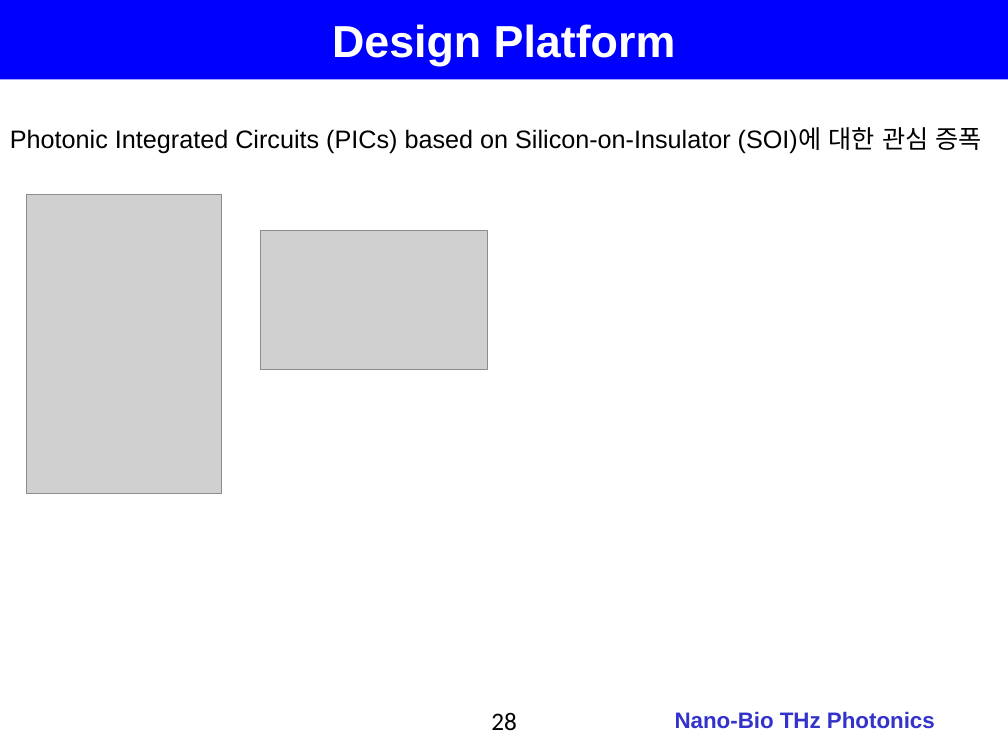
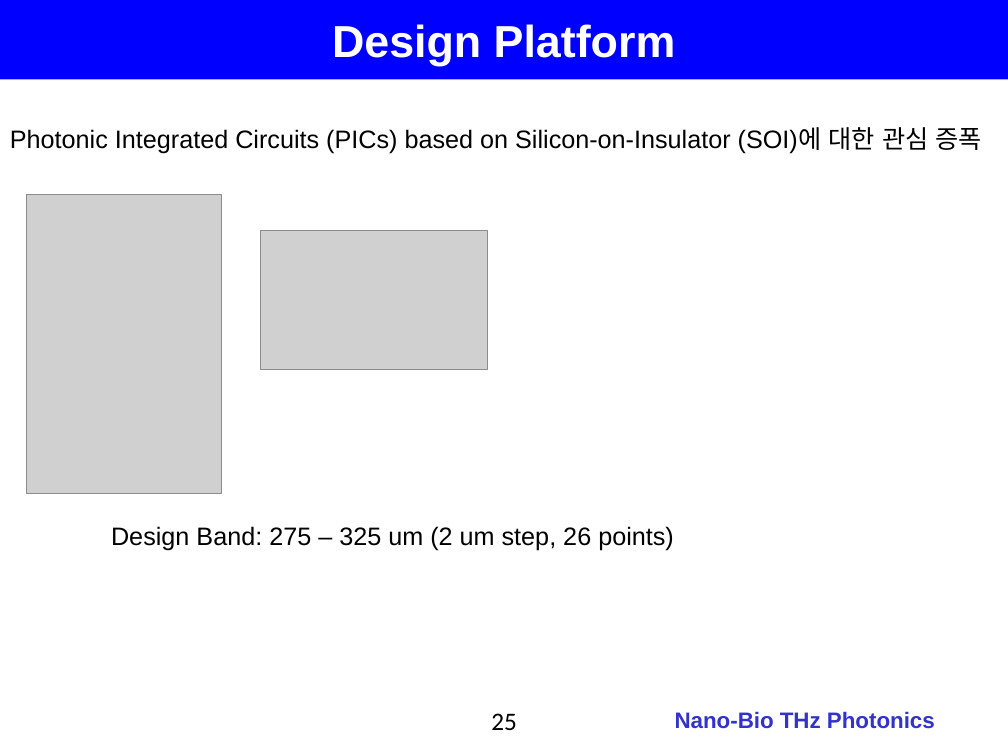
Before and after one commit to jglee96/NBTP_Lab, a slide deck: slide 25 of 개인/석사학위논문/Thesis_Presentation_v2.pptx (slide 28 before the commit). Drawn at 1008x756 pixels with LibreOffice and Linux fonts; fonts in the diff are those of the drawing; grey boxes stand for pictures; background and template pictures are left out. Boxes give left, top, right and bottom in pixels: in the first picture for what was removed or moved away, otherwise in the second. Text is boxed around its words. In the diff, an @@ line names an element or a change of style, - is before the commit and + after.

```diff
--- a/개인/석사학위논문/Thesis_Presentation_v2.pptx
+++ b/개인/석사학위논문/Thesis_Presentation_v2.pptx
@@ text added at (111, 526, 674, 551), 18 pt, text #000000 @@
+Design Band: 275 – 325 um (2 um step, 26 points)
@@ page number at (491, 713, 517, 730): text changed @@
-28
+25
```
Also in this commit, not shown: 14 other slides changed, 2 slides added, 1 slide removed, 5 other files.
